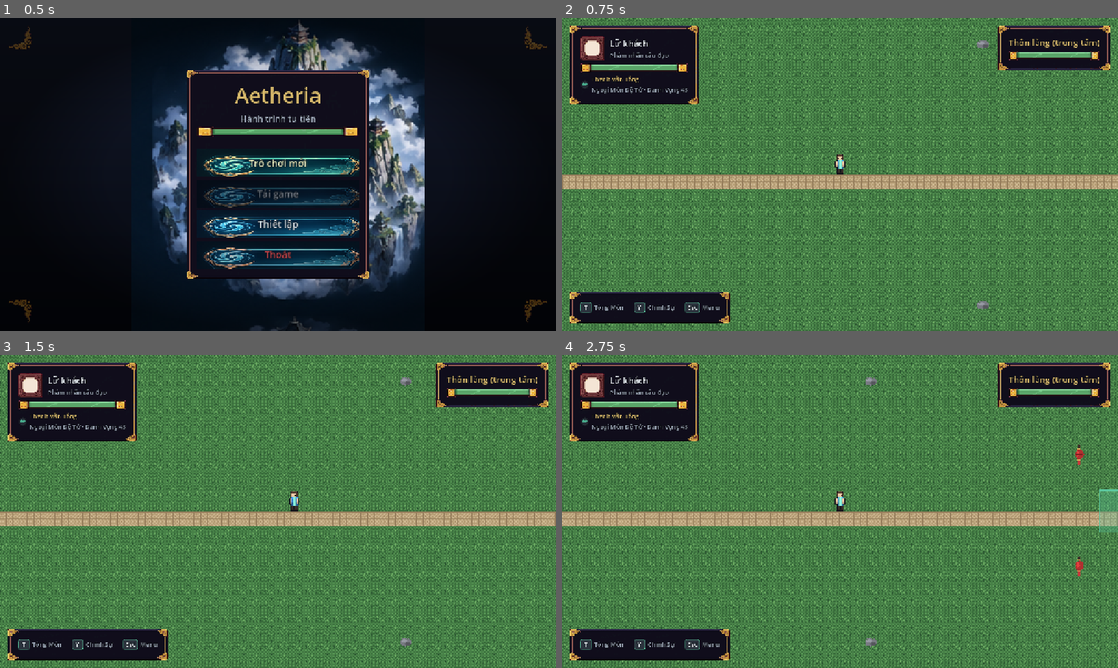
Above: before the commit, frames 1-4 (two rows, left to right).
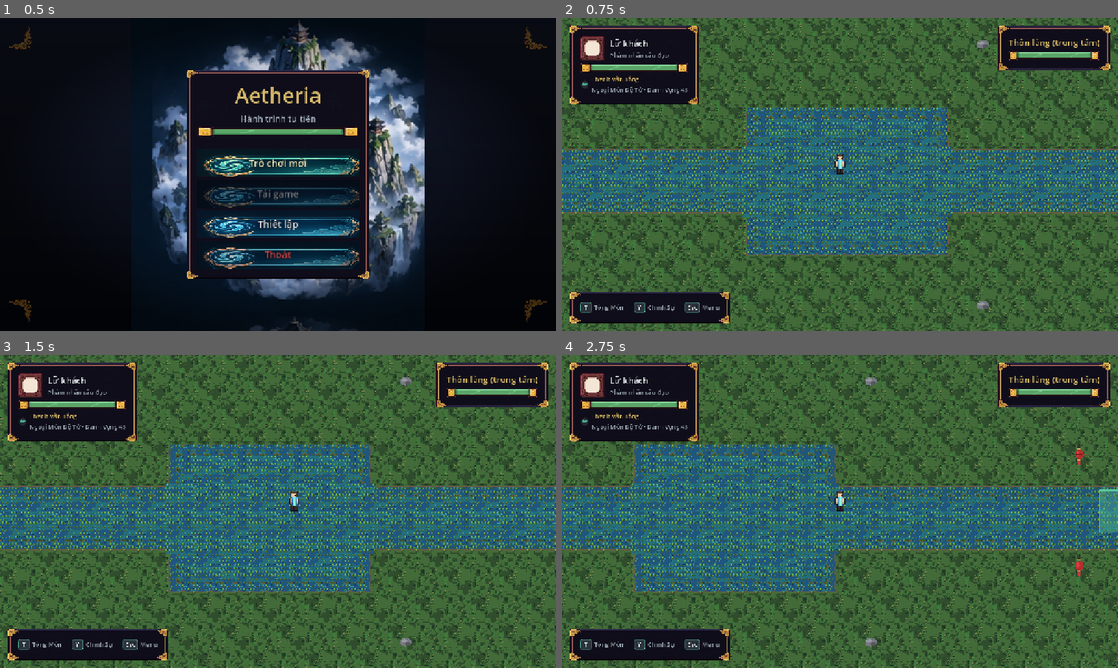
Above: after the commit, the same moments.

Repository: MinhNQ03/Game_2D_Tu_Tien
Game: Godot game, scene res://main.tscn
Same seed, same stepped clock (60 frames per second), same inputs: the game is played once before the commit and once after it.
Inputs (mouse positions are in pixels of both pictures, inside the frame that each line leads up to):
- Up to frame 1 (0.5 s): no input
- Up to frame 2 (0.75 s): click "Trò chơi mới" at 0.5 s
- Up to frame 3 (1.5 s): tap Enter at 1.25 s; move the mouse to (400, 495) at 1.27 s; hold D (move_right) from 1.28 s (still down); tap J (attack) at 1.35 s; click (400, 495) at 1.42 s
- Up to frame 4 (2.75 s): release D (move_right) at 2 s; drag from (728, 527) to (812, 574) at 2.02 s

Frame 1 is identical in both runs. In frame 2, 66% of the frame differs, in the area x 0-100%, y 0-100%; in frame 3, 66%; in frame 4, 66%.

Commit message:
feat(world): East Asian 16px tileset floor with autotiled stone courtyard (D-045)

Diff:
--- /dev/null
+++ b/data/maps/east_asian_tileset.tres
@@ -0,0 +1,73 @@
+[gd_resource type="TileSet" load_steps=4 format=3]
+
+[ext_resource type="Texture2D" path="res://assets/tiles/verdant/v16_ground.png" id="1_ground"]
+[ext_resource type="Texture2D" path="res://assets/tiles/verdant/v16_ta_on_koke.png" id="2_autotile"]
+
+[sub_resource type="TileSetAtlasSource" id="TileSetAtlasSource_ground"]
+texture = ExtResource("1_ground")
+texture_region_size = Vector2i(16, 16)
+0:0/0 = 0
+1:0/0 = 0
+2:0/0 = 0
+3:0/0 = 0
+4:0/0 = 0
+5:0/0 = 0
+6:0/0 = 0
+7:0/0 = 0
+
+[sub_resource type="TileSetAtlasSource" id="TileSetAtlasSource_autotile"]
+texture = ExtResource("2_autotile")
+texture_region_size = Vector2i(16, 16)
+0:0/0 = 0
+1:0/0 = 0
+2:0/0 = 0
+3:0/0 = 0
+4:0/0 = 0
+5:0/0 = 0
+6:0/0 = 0
+7:0/0 = 0
+8:0/0 = 0
+9:0/0 = 0
+10:0/0 = 0
+11:0/0 = 0
+0:1/0 = 0
+1:1/0 = 0
+2:1/0 = 0
+3:1/0 = 0
+4:1/0 = 0
+5:1/0 = 0
+6:1/0 = 0
+7:1/0 = 0
+8:1/0 = 0
+9:1/0 = 0
+10:1/0 = 0
+11:1/0 = 0
+0:2/0 = 0
+1:2/0 = 0
+2:2/0 = 0
+3:2/0 = 0
+4:2/0 = 0
+5:2/0 = 0
+6:2/0 = 0
+7:2/0 = 0
+8:2/0 = 0
+9:2/0 = 0
+10:2/0 = 0
+11:2/0 = 0
+0:3/0 = 0
+1:3/0 = 0
+2:3/0 = 0
+3:3/0 = 0
+4:3/0 = 0
+5:3/0 = 0
+6:3/0 = 0
+7:3/0 = 0
+8:3/0 = 0
+9:3/0 = 0
+10:3/0 = 0
+11:3/0 = 0
+
+[resource]
+tile_size = Vector2i(16, 16)
+sources/0 = SubResource("TileSetAtlasSource_ground")
+sources/1 = SubResource("TileSetAtlasSource_autotile")
--- a/src/gameplay/maps/field_map.tscn
+++ b/src/gameplay/maps/field_map.tscn
@@ -2,7 +2,7 @@
 
 [ext_resource type="Script" path="res://src/gameplay/maps/map_base.gd" id="1_map"]
 [ext_resource type="Script" path="res://src/gameplay/maps/map_exit_zone.gd" id="2_exit"]
-[ext_resource type="TileSet" path="res://data/maps/prototype_tileset.tres" id="3_tileset"]
+[ext_resource type="TileSet" path="res://data/maps/east_asian_tileset.tres" id="3_tileset"]
 [ext_resource type="Script" path="res://src/gameplay/maps/prototype_ground.gd" id="4_ground"]
 [ext_resource type="Texture2D" path="res://assets/sprites/props/prop_lantern.png" id="5_lantern"]
 [ext_resource type="Texture2D" path="res://assets/sprites/props/prop_tree.png" id="6_tree"]
@@ -28,7 +28,9 @@
 tile_set = ExtResource("3_tileset")
 script = ExtResource("4_ground")
 fill_rect = Rect2i(1, 1, 60, 36)
-draw_path_stripe = false
+avenue_half_height = 1
+plaza_half_width = 0
+plaza_half_height = 0
 
 [node name="Decor" type="Node2D" parent="Visual"]
 
--- a/src/gameplay/maps/hub_map.tscn
+++ b/src/gameplay/maps/hub_map.tscn
@@ -2,7 +2,7 @@
 
 [ext_resource type="Script" path="res://src/gameplay/maps/map_base.gd" id="1_map"]
 [ext_resource type="Script" path="res://src/gameplay/maps/map_exit_zone.gd" id="2_exit"]
-[ext_resource type="TileSet" path="res://data/maps/prototype_tileset.tres" id="3_tileset"]
+[ext_resource type="TileSet" path="res://data/maps/east_asian_tileset.tres" id="3_tileset"]
 [ext_resource type="Script" path="res://src/gameplay/maps/prototype_ground.gd" id="4_ground"]
 [ext_resource type="Texture2D" path="res://assets/sprites/props/prop_lantern.png" id="5_lantern"]
 [ext_resource type="Texture2D" path="res://assets/sprites/props/prop_tree.png" id="6_tree"]
--- a/src/gameplay/maps/prototype_ground.gd
+++ b/src/gameplay/maps/prototype_ground.gd
@@ -1,30 +1,79 @@
 extends TileMapLayer
 class_name PrototypeGround
-## PrototypeGround — Aetheria gameplay (prototype visual ground, Phase-03 early visual).
+## PrototypeGround — Aetheria gameplay (the painted map floor).
 ##
-## Paints a map's floor + a wall-tile border using the shared prototype TileSet
-## (`data/maps/prototype_tileset.tres`, 16px tiles) so maps render with real pixel-art
-## TEXTURES, not Polygon2D placeholders. PROTOTYPE art only — a real environment pass
-## replaces this later (`06-art-assets.md`). It is purely visual: collision stays on the
-## map's static `Collision/Walls` bodies (this layer has no physics).
+## Paints a map's floor from the **Verdant 00 East Asian Village** 16px tileset
+## (`data/maps/east_asian_tileset.tres`) — moss ground (`koke`) with a stone courtyard
+## (`ta`) laid over it, edged with a real 16-mask autotile so the stone meets the moss with
+## drawn transition tiles instead of a hard seam.
 ##
-## The painted area is authored as data (`fill_rect` in tile coords) so each map scene sets
-## its own extent; the code just stamps atlas tiles. Tile atlas columns in the tileset strip:
-##   0 = grass (floor), 1 = path, 2 = wall/edge.
+## WHY THIS REPLACED THE 3-TILE VERSION (D-045). The previous floor had exactly three tiles —
+## one grass, one path, one wall — stamped in a flat grid with a single straight stripe across
+## the middle. A whole map drawn from one repeated grass tile is what read as bare and
+## unfinished, and no amount of UI work could fix it: the floor is most of the screen.
+##
+## It stays **purely visual** — collision lives on the map's static `Collision/Walls` bodies,
+## this layer has no physics — and the painted extent is still authored as data (`fill_rect`),
+## so each map scene sets its own size and the code only stamps tiles.
+##
+## DETERMINISTIC (D-040): tile variety comes from a hash of the cell coordinate, **never**
+## from `rand*()`. The same map always paints identically, which is what keeps a screenshot,
+## a save and a reloaded save in agreement — and Phase 07 is not allowed to introduce an RNG
+## (the seeded stream seam belongs to Phase 08).
 
-const SOURCE_ID := 0
-const TILE_GRASS := Vector2i(0, 0)
-const TILE_PATH := Vector2i(1, 0)
-const TILE_WALL := Vector2i(2, 0)
+## Atlas source ids, matching `east_asian_tileset.tres`.
+const SOURCE_GROUND := 0
+const SOURCE_AUTOTILE := 1
+
+## Ground sheet layout, read from the pack's own `tiles.json` rather than eyeballed:
+## columns 0-3 are `koke_1..4` (moss), columns 4-7 are `ta_1..4` (cut stone).
+const KOKE_COLUMNS := 4
+const TA_FIRST_COLUMN := 4
+const TA_COLUMNS := 4
+
+## Cardinal neighbour bits for the autotile mask, as the pack defines them.
+const MASK_N := 1
+const MASK_E := 4
+const MASK_S := 16
+const MASK_W := 64
+
+## mask -> atlas coordinate in `v16_ta_on_koke.png`, taken from `tiles.json`.
+##
+## Only the 16 CARDINAL masks are used. The pack ships a full 47-mask set that also encodes
+## diagonal neighbours, but the extra 31 need the corner bits to be correct or they place
+## visibly wrong corners — and that cannot be verified here (Godot is not runnable locally,
+## D-009). The 16 cardinal tiles are a complete, self-consistent subset: every edge and corner
+## of a rectangular courtyard is covered, which is exactly what this map needs. The remaining
+## tiles stay available in the TileSet for a later pass that can be checked on screen.
+const AUTOTILE_BY_MASK := {
+	0: Vector2i(0, 0),    # single
+	MASK_N: Vector2i(1, 0),
+	MASK_E: Vector2i(2, 0),
+	MASK_N | MASK_E: Vector2i(3, 0),
+	MASK_S: Vector2i(5, 0),
+	MASK_N | MASK_S: Vector2i(6, 0),
+	MASK_E | MASK_S: Vector2i(7, 0),
+	MASK_N | MASK_E | MASK_S: Vector2i(8, 0),
+	MASK_W: Vector2i(1, 1),
+	MASK_N | MASK_W: Vector2i(2, 1),
+	MASK_E | MASK_W: Vector2i(3, 1),
+	MASK_N | MASK_E | MASK_W: Vector2i(4, 1),
+	MASK_S | MASK_W: Vector2i(6, 1),
+	MASK_N | MASK_S | MASK_W: Vector2i(7, 1),
+	MASK_E | MASK_S | MASK_W: Vector2i(8, 1),
+	MASK_N | MASK_E | MASK_S | MASK_W: Vector2i(9, 1),
+}
 
 ## The rectangle of tile cells to paint (in TileMapLayer cell coordinates). Set per map.
 @export var fill_rect: Rect2i = Rect2i(0, 0, 30, 20)
 
-## If true, draw a one-cell wall-tile border around `fill_rect` (visual edge).
-@export var draw_border: bool = true
+## Width of the stone avenue running east-west across the map, in cells. The avenue is what
+## gives the courtyard a readable axis instead of an undifferentiated field.
+@export var avenue_half_height: int = 2
 
-## If true, draw a path stripe across the vertical middle of the floor (prototype variety).
-@export var draw_path_stripe: bool = true
+## Half-extent of the stone plaza at the map centre, in cells. 0 disables it.
+@export var plaza_half_width: int = 7
+@export var plaza_half_height: int = 5
 
 
 func _ready() -> void:
@@ -35,15 +84,68 @@
 	clear()
 	var x0 := fill_rect.position.x
 	var y0 := fill_rect.position.y
-	var x1 := fill_rect.position.x + fill_rect.size.x
-	var y1 := fill_rect.position.y + fill_rect.size.y
-	var mid_y := int(floor((y0 + y1) * 0.5))
+	var x1 := x0 + fill_rect.size.x
+	var y1 := y0 + fill_rect.size.y
 	for y in range(y0, y1):
 		for x in range(x0, x1):
-			var tile := TILE_GRASS
-			var on_border := draw_border and (x == x0 or x == x1 - 1 or y == y0 or y == y1 - 1)
-			if on_border:
-				tile = TILE_WALL
-			elif draw_path_stripe and y == mid_y:
-				tile = TILE_PATH
-			set_cell(Vector2i(x, y), SOURCE_ID, tile)
+			var cell := Vector2i(x, y)
+			if _is_stone(cell):
+				_paint_stone(cell)
+			else:
+				_paint_moss(cell)
+
+
+## Moss, with one of four authored variants chosen deterministically per cell. Four variants
+## break up the repetition that made a single-tile floor look like graph paper.
+func _paint_moss(cell: Vector2i) -> void:
+	var column := _variant(cell, KOKE_COLUMNS)
+	set_cell(cell, SOURCE_GROUND, Vector2i(column, 0))
+
+
+## Stone. The INTERIOR gets a solid `ta` variant; a cell with any moss neighbour gets the
+## autotile tile for that exact neighbour pattern, so the courtyard edge is drawn art rather
+## than a hard rectangular cut.
+func _paint_stone(cell: Vector2i) -> void:
+	var mask := 0
+	if _is_stone(cell + Vector2i(0, -1)):
+		mask |= MASK_N
+	if _is_stone(cell + Vector2i(1, 0)):
+		mask |= MASK_E
+	if _is_stone(cell + Vector2i(0, 1)):
+		mask |= MASK_S
+	if _is_stone(cell + Vector2i(-1, 0)):
+		mask |= MASK_W
+	var fully_enclosed := mask == (MASK_N | MASK_E | MASK_S | MASK_W)
+	if fully_enclosed:
+		var column := TA_FIRST_COLUMN + _variant(cell, TA_COLUMNS)
+		set_cell(cell, SOURCE_GROUND, Vector2i(column, 0))
+		return
+	var coord: Vector2i = AUTOTILE_BY_MASK.get(mask, AUTOTILE_BY_MASK[0])
+	set_cell(cell, SOURCE_AUTOTILE, coord)
+
+
+## Is this cell part of the stone courtyard? Pure function of the authored layout, so it can
+## be asked about a NEIGHBOUR cell (including one outside `fill_rect`) while computing a mask.
+func _is_stone(cell: Vector2i) -> bool:
+	var centre_x := fill_rect.position.x + int(fill_rect.size.x * 0.5)
+	var centre_y := fill_rect.position.y + int(fill_rect.size.y * 0.5)
+	if absi(cell.y - centre_y) <= avenue_half_height:
+		return true
+	if plaza_half_width > 0 and plaza_half_height > 0:
+		if absi(cell.x - centre_x) <= plaza_half_width \
+				and absi(cell.y - centre_y) <= plaza_half_height:
+			return true
+	return false
+
+
+## A stable per-cell variant index in [0, count).
+##
+## A cheap integer hash, NOT `randi()`: the map must paint identically every run (D-040 — no
+## RNG before Phase 08's seeded seam). The two odd multipliers decorrelate x from y so the
+## variants do not fall into visible diagonal stripes, which is what a plain `(x + y) % count`
+## produces.
+static func _variant(cell: Vector2i, count: int) -> int:
+	if count <= 1:
+		return 0
+	var h := cell.x * 73856093 ^ cell.y * 19349663
+	return absi(h) % count
Not shown, added: assets/tiles/verdant/LICENSE.txt
Binary file added: assets/tiles/verdant/v16_ground.png
Not shown, added: assets/tiles/verdant/v16_ground.png.import
Binary file added: assets/tiles/verdant/v16_ta_on_koke.png
Not shown, added: assets/tiles/verdant/v16_ta_on_koke.png.import
Not shown, changed: docs/ASSET_LICENSES.md
Not shown, changed: docs/CHANGELOG.md
